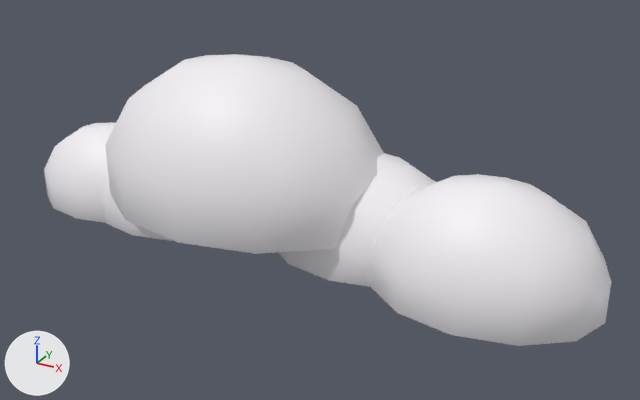
The FBX model Assets/Art/Models/Environment/Sky/Cloud_01.fbx, before and after one commit.
Before and after are seen from a 50 mm camera at (4.75, -7.51, 4.38) aimed at (0.63, -0.03, 0.64). The axes (+X, +Y, +Z) are drawn at lower left. The lights are the same throughout. The picture after the commit comes second. Where no turn or scale is listed for an object, it has been applied to the vertices.

The first picture shows 'Cloud_01'.
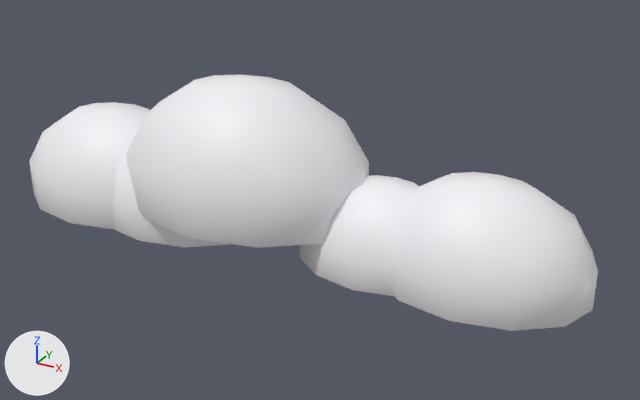
Changed parts and their boxes (x1, y1, x2, y2) in the pictures (640 x 400 px; the box of a moved part takes in the faces that stretch with it):
'Cloud_01', reshaped (12% shorter)
    before: (44, 54, 611, 346)
    after: (29, 74, 598, 331)
part 1 of me_cloud_01, moved or reshaped
    before: (44, 122, 116, 223)
    after: (29, 102, 150, 230)
part 2 of me_cloud_01, moved or reshaped
    before: (103, 180, 173, 241)
    after: (113, 157, 229, 247)
part 3 of me_cloud_01, moved or reshaped
    before: (105, 54, 383, 254)
    after: (126, 74, 369, 248)
part 4 of me_cloud_01, moved or reshaped
    before: (278, 153, 436, 287)
    after: (300, 175, 419, 296)
part 5 of me_cloud_01, moved or reshaped
    before: (371, 174, 611, 346)
    after: (391, 172, 598, 331)

What the commit changed:
me_cloud_01 is used by ob_cloud_01; location (0.0, 0.0, 0.0).
me_cloud_01 had 370 vertices, 420 faces and spanned x -3.12..3.66, y -1.28..1.12, z 0.0..2.08.
me_cloud_01 now has 370 vertices, 420 faces and spans x -3.3..3.5, y -1.12..0.98, z 0.0..1.86.
me_cloud_01 part 1: the loose piece of 74 vertices spanning x -3.12..-1.27, y -0.71..0.67, z 0.0..0.99 is scaled about its middle by 1.25, then moved by (0.04, 0.02, 0.12).
me_cloud_01 part 2: the loose piece of 74 vertices spanning x -2.27..-0.44, y -0.74..0.63, z 0.0..0.98 is scaled about its middle by 1.15, then moved by (0.17, 0.01, 0.07).
me_cloud_01 part 3: the loose piece of 74 vertices spanning x -1.89..1.32, y -1.28..1.12, z 0.35..2.08 is scaled about its middle by 0.872, then moved by (0.03, 0.01, -0.11).
me_cloud_01 part 4: the loose piece of 74 vertices spanning x -0.01..2.13, y -0.62..0.98, z 0.0..1.15 is scaled about its middle by 0.853, then moved by (0.28, -0.16, -0.08).
me_cloud_01 part 5: the loose piece of 74 vertices spanning x 1.34..3.66, y -0.99..0.75, z 0.0..1.25 is scaled about its middle by 0.955, then moved by (-0.1, 0.18, -0.03).
